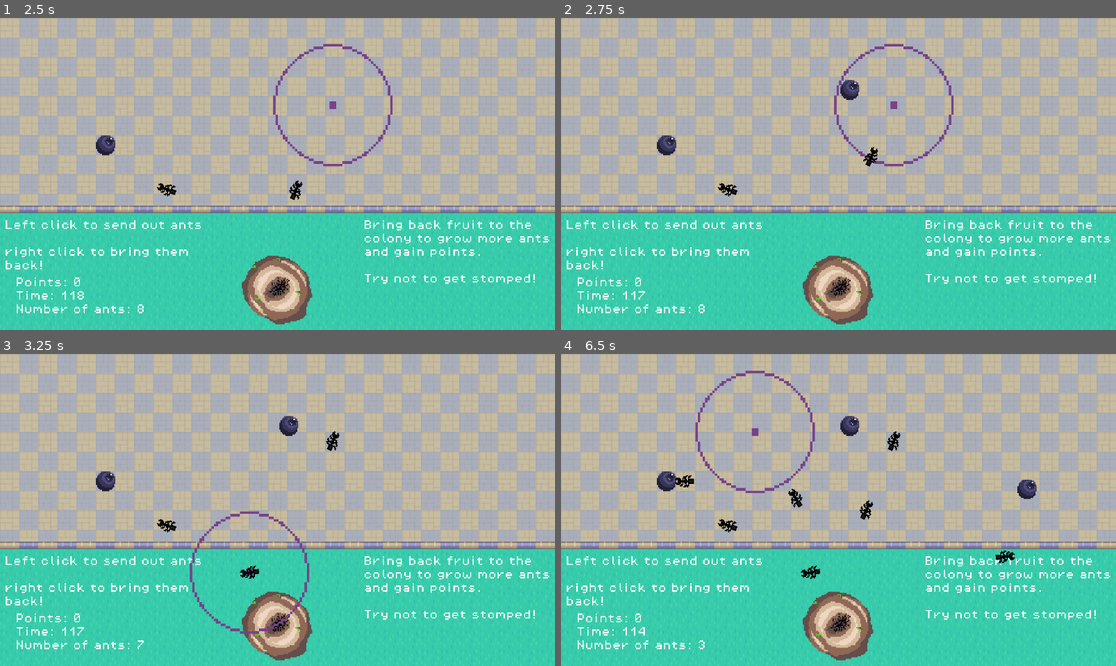
Above: before the commit, frames 1-4 (two rows, left to right).
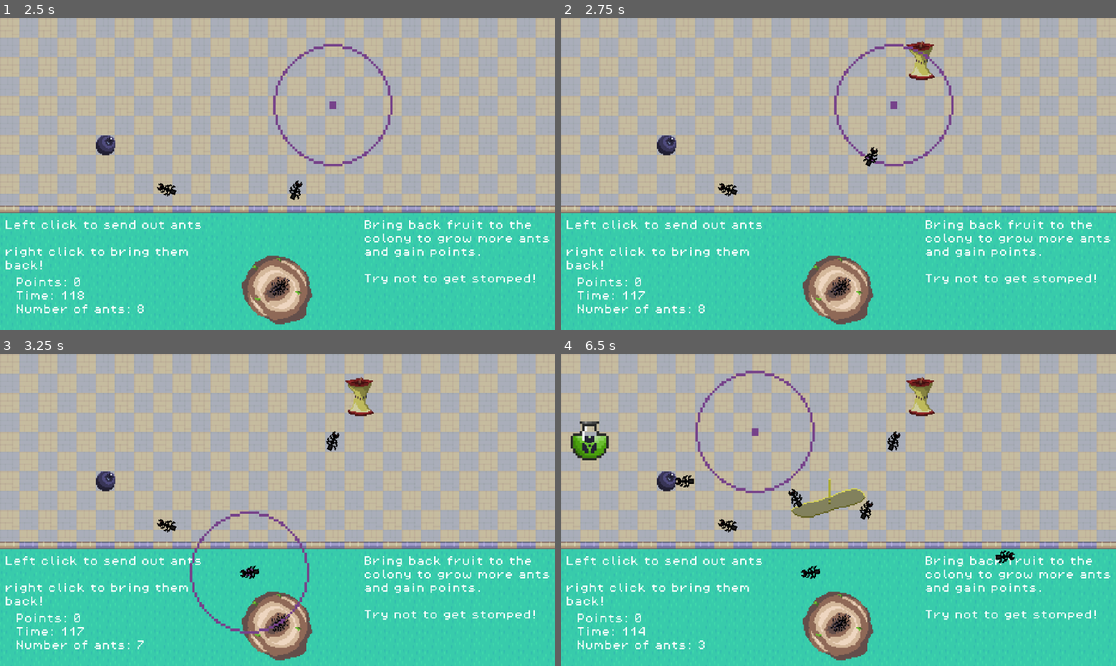
Above: after the commit, the same moments.

Repository: kiankiko9999/KDS-Ants
Game: Godot game, scene res://Scenes/MainMenu.tscn
Same seed, same stepped clock (60 frames per second), same inputs: the game is played once before the commit and once after it. Sound files missing from this copy of the repository are replaced by a short silence.
Inputs (mouse positions are in pixels of both pictures, inside the frame that each line leads up to):
- Up to frame 1 (2.5 s): tap Enter at 0.5, 1.25, 2 s; move the mouse to (144, 227) at 0.52 s; click (144, 227) at 0.67 s; move the mouse to (166, 189) at 1.27 s; click (166, 189) at 1.42 s; move the mouse to (333, 105) at 2.02 s; click (333, 105) at 2.17 s
- Up to frame 2 (2.75 s): no input
- Up to frame 3 (3.25 s): tap Enter at 2.75 s; move the mouse to (249, 572) at 2.77 s; click (249, 572) at 2.92 s
- Up to frame 4 (6.5 s): tap Enter at 3.5, 4.25 s; move the mouse to (1005, 556) at 3.52 s; click (1005, 556) at 3.67 s; move the mouse to (672, 463) at 4.27 s; click (672, 463) at 4.42 s; move the mouse to (866, 510) at 5.02 s; click (866, 510) at 5.17 s; move the mouse to (755, 432) at 5.77 s; click (755, 432) at 5.92 s

Frame 1 is identical in both runs. In frame 2, 0.5% of the frame differs, in the area x 50-68%, y 7-27%; in frame 3, 0.6%; in frame 4, 2.0%, in the area x 1-86%, y 7-53%.

Commit message:
Radioactive liquid and ants work now

Diff:
--- a/kds-project-1/Scenes/Radioactive Liquid.tscn
+++ b/kds-project-1/Scenes/Radioactive Liquid.tscn
@@ -1,3 +1,26 @@
-[gd_scene format=3 uid="uid://qch6pvrr10sq"]
+[gd_scene format=3 uid="uid://hlle17lugwsm"]
 
-[node name="RadioactiveLiquid" type="Node2D" unique_id=262453559]
+[ext_resource type="Script" uid="uid://b72221n5063w" path="res://Scripts/Fruit.gd" id="1_rxdhp"]
+[ext_resource type="Texture2D" uid="uid://uowf1lagn45u" path="res://Assets/Sprites/Radioactivebottle.png" id="2_rxdhp"]
+[ext_resource type="AudioStream" uid="uid://qu6qoqulm3yo" path="res://Assets/Audio/collect2_ArcadeSoundFXPreviews_DanielJohnston.wav" id="3_njts8"]
+
+[sub_resource type="CircleShape2D" id="CircleShape2D_v002n"]
+radius = 19.0
+
+[node name="Area2D" type="Area2D" unique_id=584575149]
+collision_mask = 3
+script = ExtResource("1_rxdhp")
+weight = 4
+ants_to_spawn = 0
+radioactive = true
+
+[node name="CollisionShape2D" type="CollisionShape2D" parent="." unique_id=1066962747]
+shape = SubResource("CircleShape2D_v002n")
+
+[node name="Sprite2D" type="Sprite2D" parent="." unique_id=58679826]
+texture = ExtResource("2_rxdhp")
+
+[node name="FruitPickupAudio" type="AudioStreamPlayer" parent="." unique_id=160591390]
+stream = ExtResource("3_njts8")
+
+[connection signal="body_entered" from="." to="." method="_on_body_entered"]
--- a/kds-project-1/Scenes/audio_stream_player_2d.tscn
+++ b/kds-project-1/Scenes/audio_stream_player_2d.tscn
@@ -5,4 +5,3 @@
 [node name="AudioStreamPlayer2D" type="AudioStreamPlayer2D" unique_id=1078375521]
 stream = ExtResource("1_kajln")
 autoplay = true
-bus = &"Music"
--- a/kds-project-1/Scenes/game_controller.tscn
+++ b/kds-project-1/Scenes/game_controller.tscn
@@ -5,6 +5,7 @@
 [ext_resource type="PackedScene" uid="uid://dvdbj8xnek0m3" path="res://Scenes/ShoeAttack.tscn" id="3_goscw"]
 [ext_resource type="PackedScene" uid="uid://bjix1gw2dbw4n" path="res://Scenes/Blueberry.tscn" id="4_7la68"]
 [ext_resource type="PackedScene" uid="uid://cgvx8mcv84tpc" path="res://Scenes/Apple.tscn" id="5_k0qbb"]
+[ext_resource type="PackedScene" uid="uid://hlle17lugwsm" path="res://Scenes/Radioactive Liquid.tscn" id="6_k0qbb"]
 
 [node name="Node2D" type="Node2D" unique_id=2005130439]
 script = ExtResource("1_nqxm2")
@@ -12,6 +13,7 @@
 shoeAttack = ExtResource("3_goscw")
 blueberry = ExtResource("4_7la68")
 appleCore = ExtResource("5_k0qbb")
+radioactiveLiquid = ExtResource("6_k0qbb")
 linearTimeToDoubleDifficulty_InSeconds = 30.0
 
 [node name="Timer" type="Timer" parent="." unique_id=782326902]
--- a/kds-project-1/Scripts/Fruit.gd
+++ b/kds-project-1/Scripts/Fruit.gd
@@ -79,7 +79,6 @@
 
 func deliver():
 
-
 	if controller:
 		controller.points+=1
 		#print("Fruit delivered! Nest gained ", ants_to_spawn, " ants.")
--- a/kds-project-1/Scripts/ant.gd
+++ b/kds-project-1/Scripts/ant.gd
@@ -7,7 +7,6 @@
 var returning: bool = false
 var moving: bool = false
 var lives: int
-var radioactive: bool = false
 
 @export var attached_fruit = null
 @onready var animated_sprite = $AnimatedSprite2D
@@ -16,15 +15,9 @@
 func _physics_process(delta):
 	if not moving:
 		if attached_fruit == null:
-			if !radioactive:
-				animated_sprite.play("Idle")
-			else:
-				animated_sprite.play("Radioactive Idle")
+			idle_animation()
 		return
-	if !radioactive:
-		animated_sprite.play("Walking")
-	else:
-		animated_sprite.play("Radioactive Walking")
+	walking_animation()
 	var direction = (target - global_position)
 	if direction.length() < ARRIVE_THRESHOLD:
 		global_position = target
@@ -50,6 +43,7 @@
 	set_collision_layer_value(2, false)
 	set_collision_layer_value(3, true)
 	set_collision_layer_value(4, false)
+	set_collision_mask_value(1, false)
 	target = nest_position
 	returning = true
 	moving = true
@@ -64,7 +58,10 @@
 func check_weight(fruit) -> bool:
 	if fruit.weight == 0:
 		return false
-	animated_sprite.play("Idle")
+	if lives == 1:
+		animated_sprite.play("Idle")
+	else:
+		animated_sprite.play("Radioactive Idle")
 	return fruit.try_attach(self)
 
 func die():
@@ -72,16 +69,18 @@
 		if attached_fruit != null:
 			attached_fruit.detach_ant(self)
 		queue_free()
-	lives =- 1
+	lives -= 1
+	print("I have ",lives, "left.")
+
 
 func walking_animation():
-	if !radioactive:
+	if lives == 1:
 		animated_sprite.play("Walking")
 	else:
 		animated_sprite.play("Radioactive Walking")
 
 func idle_animation():
-	if !radioactive:
+	if lives == 1:
 		animated_sprite.play("Idle")
 	else:
 		animated_sprite.play("Radioactive Idle")
--- a/kds-project-1/Scripts/ant_controller.gd
+++ b/kds-project-1/Scripts/ant_controller.gd
@@ -42,14 +42,12 @@
 	if ants_in_nest <= 0:
 		print("No ants left in nest!")
 		return
-
 	var ant = ant_scene.instantiate()
 	get_parent().add_child(ant)
 	ant.global_position = nest_position + Vector2(0,-50)
 	ant.nest_position = nest_position
 	ant.controller = self
 	ant.move_to(target)
-
 	ants_in_nest -= 1
 	print("Ant sent! Ants remaining in nest: ", ants_in_nest)
 	ant.lives = antLives
--- a/kds-project-1/Scripts/game_controller.gd
+++ b/kds-project-1/Scripts/game_controller.gd
@@ -4,6 +4,7 @@
 @export var shoeAttack: PackedScene
 @export var blueberry: PackedScene
 @export var appleCore: PackedScene
+@export var radioactiveLiquid: PackedScene
 
 
 @export var gameOn = true
@@ -12,6 +13,7 @@
 @export var attackRate = 0.3
 @export var appleSpawnRate = 0.1
 @export var blueberrySpawnRate = 0.2
+@export var radioactiveLiquidSpawnRate = 0.2
 
 @onready var spawnTimer = $Timer
 
@@ -28,7 +30,8 @@
 		spawnAppleCore()
 	if gameOn and randf() < blueberrySpawnRate:
 		spawnBlueberry()
-
+	if gameOn and randf() < radioactiveLiquidSpawnRate:
+		spawnRadioactiveLiquid()
 
 func spawnShoe():
 	#print("It Works")
@@ -56,9 +59,9 @@
 	instanceBlueberry.position = Vector2(rand_x, rand_y)
 	add_child(instanceBlueberry)
 
-#func spawnRadioactiveLiquid():
-	#var instanceRadioactiveLiquid = radioactiveLiquid.instantiate()
-	#var rand_x = randf_range(16, 448)
-	#var rand_y = randf_range(-240, -112)
-	#instanceRadioactiveLiquid.position = Vector2(rand_x, rand_y)
-	#add_child(instanceRadioactiveLiquid)
+func spawnRadioactiveLiquid():
+	var instanceRadioactiveLiquid = radioactiveLiquid.instantiate()
+	var rand_x = randf_range(16, 448)
+	var rand_y = randf_range(-240, -112)
+	instanceRadioactiveLiquid.position = Vector2(rand_x, rand_y)
+	add_child(instanceRadioactiveLiquid)
Binary file added: kds-project-1/Assets/Sprites/Radioactivebottle.png
Not shown, added: kds-project-1/Assets/Sprites/Radioactivebottle.png.import
